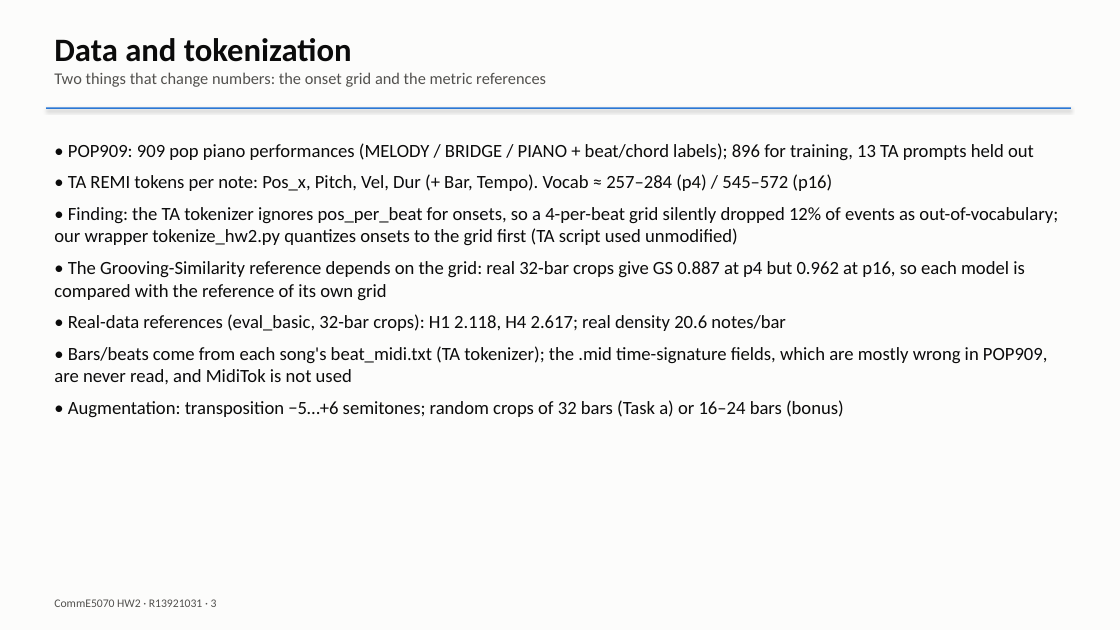
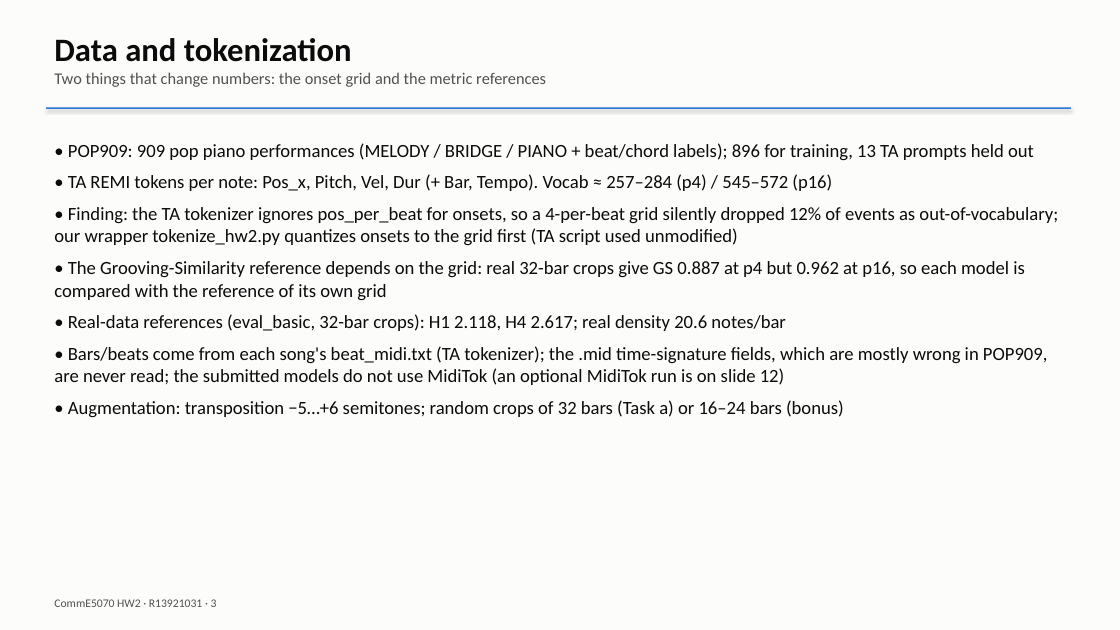
Before and after one commit to goog-msft-fb-nflx-nvda-aapl/CommE5070-PA2, a slide deck: slide 3 of report/R13921031_report.pptx. Drawn at 1120x630 pixels with LibreOffice and Linux fonts; fonts in the diff are those of the drawing. Boxes give left, top, right and bottom in pixels: in the first picture for what was removed or moved away, otherwise in the second. Text is boxed around its words. In the diff, an @@ line names an element or a change of style, - is before the commit and + after.

```diff
--- a/report/R13921031_report.pptx
+++ b/report/R13921031_report.pptx
@@ text at <box>54,346,1047,385</box>: text changed @@
-• Bars/beats come from each song's beat_midi.txt (TA tokenizer); the .mid time-signature fields, which are mostly wrong in POP909, are never read, and MidiTok is not used
+• Bars/beats come from each song's beat_midi.txt (TA tokenizer); the .mid time-signature fields, which are mostly wrong in POP909, are never read; the submitted models do not use MidiTok (an optional MidiTok run is on slide 12)
```
Also in this commit, not shown: 1 other slide changed, 1 slide added, 3 other files.
